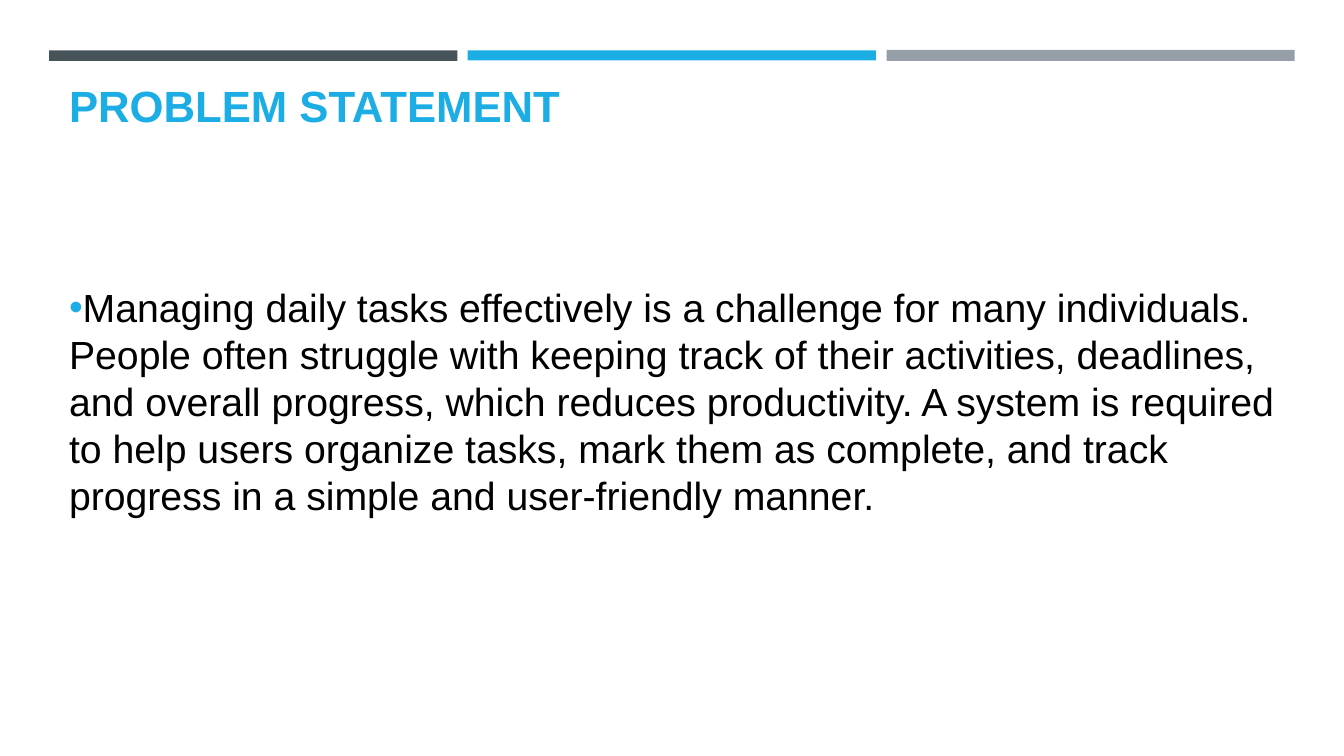
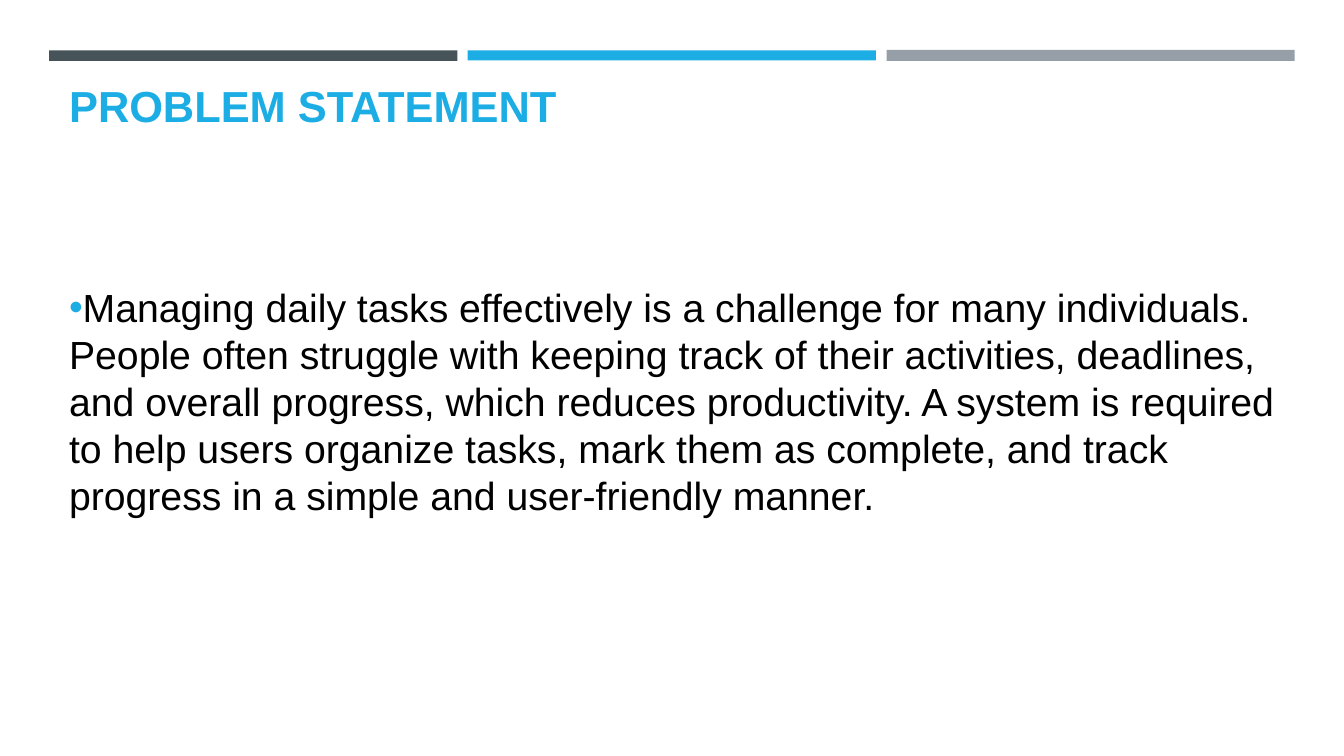
Before and after one commit to rishika174/Task-Manager-with-Progress-Tracker, a slide deck: slide 3 of Project.pptx. Drawn at 1344x756 pixels with LibreOffice and Linux fonts; fonts in the diff are those of the drawing; background and template pictures are left out. Boxes give left, top, right and bottom in pixels: in the first picture for what was removed or moved away, otherwise in the second. Text is boxed around its words. In the diff, an @@ line names an element or a change of style, - is before the commit and + after.

```diff
--- a/Project.pptx
+++ b/Project.pptx
@@ title "PROBLEM STATEMENT" at (69, 91, 556, 123): size 31.2 to 31 pt @@
```
Also in this commit, not shown: 5 other slides changed.
